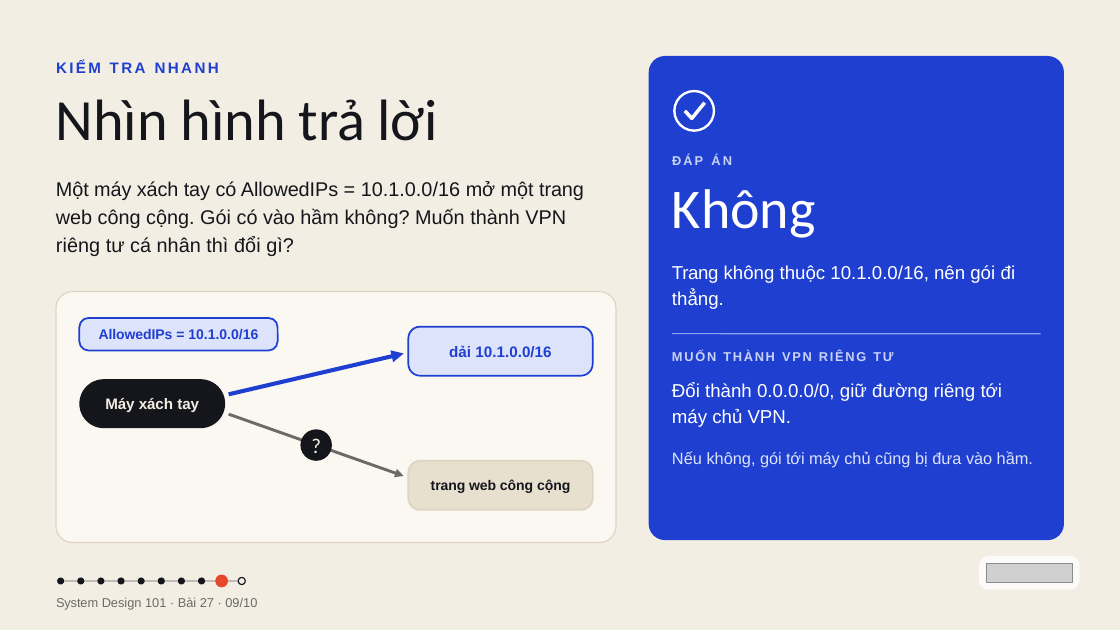
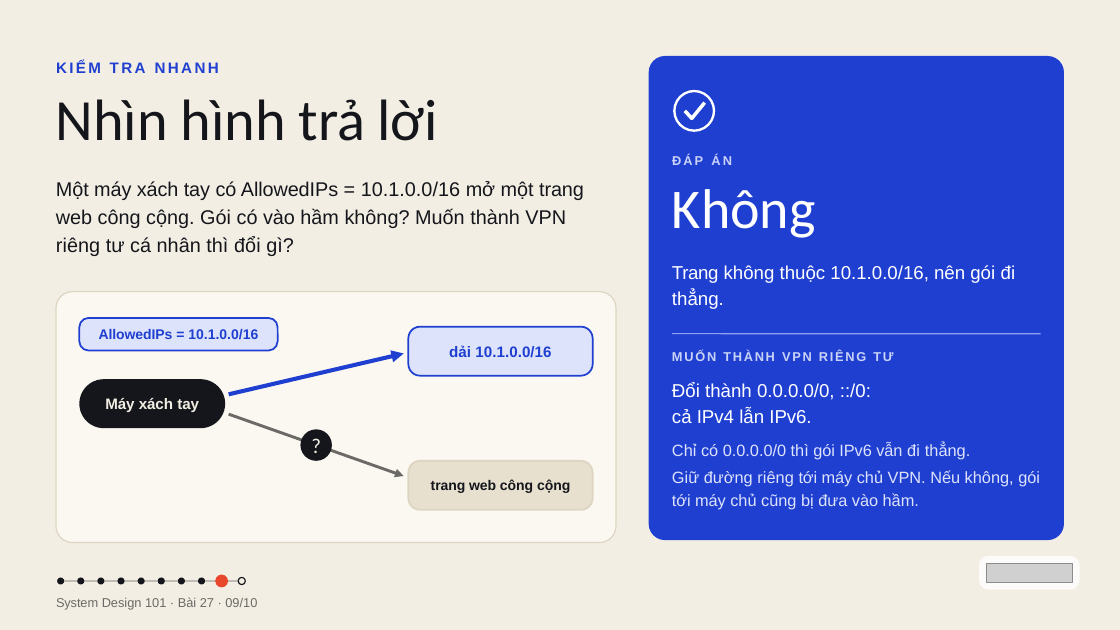
Before and after one commit to vohoailinh90/tool-marketing-studio, a slide deck: slide 9 of system-design-101/vi/lessons/sd-14-027/slides/sd-14-027.pptx. Drawn at 1120x630 pixels with LibreOffice and Linux fonts; fonts in the diff are those of the drawing; grey boxes stand for pictures. Boxes give left, top, right and bottom in pixels: in the first picture for what was removed or moved away, otherwise in the second. Text is boxed around its words. In the diff, an @@ line names an element or a change of style, - is before the commit and + after.

```diff
--- a/system-design-101/vi/lessons/sd-14-027/slides/sd-14-027.pptx
+++ b/system-design-101/vi/lessons/sd-14-027/slides/sd-14-027.pptx
@@ text at bbox=[672, 382, 871, 423]: text changed @@
-Đổi thành 0.0.0.0/0, giữ đường riêng tới máy chủ VPN.
+Đổi thành 0.0.0.0/0, ::/0:
+cả IPv4 lẫn IPv6.
@@ text at bbox=[672, 442, 1040, 510]: text changed @@
-Nếu không, gói tới máy chủ cũng bị đưa vào hầm.
+Chỉ có 0.0.0.0/0 thì gói IPv6 vẫn đi thẳng.
+Giữ đường riêng tới máy chủ VPN. Nếu không, gói tới máy chủ cũng bị đưa vào hầm.
```
Also in this commit, not shown: 5 other slides changed.
